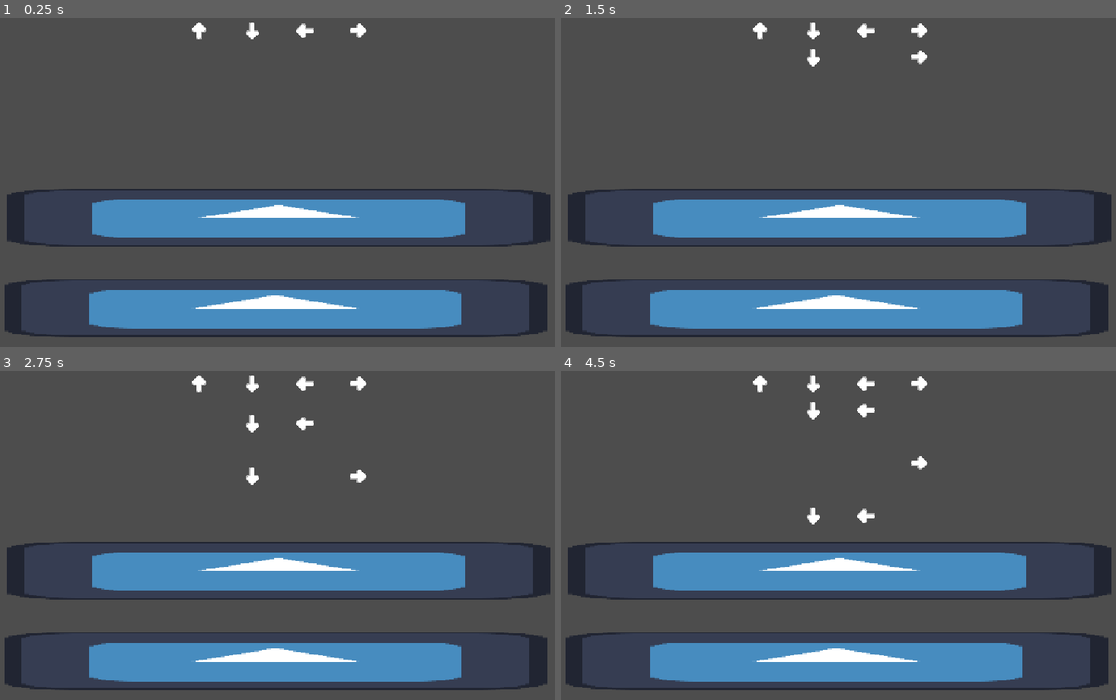
Above: before the commit, frames 1-4 (two rows, left to right).
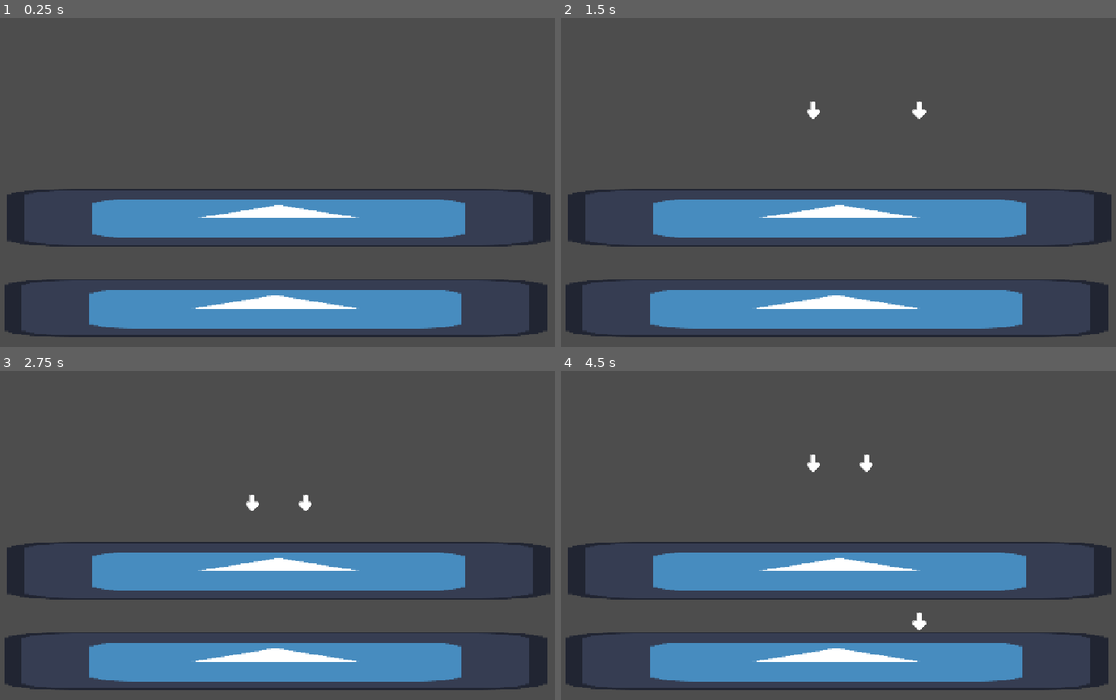
Above: after the commit, the same moments.

Repository: Ashley512/noche-de-brujas
Game: Godot game, scene res://Scenes/rhythm_node.tscn
The game is run twice, just before and just after one commit, with the same random seed, the same clock (stepped at 60 frames per second) and the same inputs. The engine's default icon, where the game draws it, is replaced by a stand-in: a white triangle on a blue panel in a dark square.
Inputs:
- Up to frame 1 (0.25 s): no input
- Up to frame 2 (1.5 s): tap Enter at 0.5 s
- Up to frame 3 (2.75 s): no input
- Up to frame 4 (4.5 s): no input

The runs differ from the first frame. In frame 1, 0.3% of the frame differs, in the area x 34-66%, y 1-7%; in frame 2, 0.6%; in frame 3, 0.7%; in frame 4, 0.9%, in the area x 34-66%, y 1-79%.

Commit message:
change to path based implementation of inputs

Diff:
--- a/Scenes/InputSpawner.tscn
+++ b/Scenes/InputSpawner.tscn
@@ -1,10 +1,15 @@
 [gd_scene format=3 uid="uid://blswfxcqpnf7t"]
 
 [ext_resource type="Script" uid="uid://bstsl7kpkvh35" path="res://Scenes/input_spawner.gd" id="1_mxj8v"]
-[ext_resource type="Texture2D" uid="uid://mxt80prpxd2s" path="res://Assets/UI_Icon_Arrow01c.png" id="1_rrvtm"]
 [ext_resource type="PackedScene" uid="uid://da77qlg7cfbw4" path="res://Scenes/input.tscn" id="2_isxe5"]
 
-[node name="InputSpawner" type="Sprite2D" unique_id=1327963035]
-texture = ExtResource("1_rrvtm")
+[sub_resource type="Curve2D" id="Curve2D_isxe5"]
+_data = {
+"points": PackedVector2Array(0, 0, 0, 0, 0, 0, 0, 0, 0, 0, 0, 300)
+}
+point_count = 2
+
+[node name="InputSpawner" type="Path2D" unique_id=1954427960]
+curve = SubResource("Curve2D_isxe5")
 script = ExtResource("1_mxj8v")
 input = ExtResource("2_isxe5")
--- a/Scenes/input.gd
+++ b/Scenes/input.gd
@@ -1,21 +1,24 @@
-class_name input extends CharacterBody2D
+class_name input extends PathFollow2D
 
-@export var fall_speed : int = 100
+@export var drop_speed : float = 1
 var input_type : INPUT_TYPE
 @onready var input_as_string : String = INPUT_TYPE.find_key(input_type)
 
 # Called when the node enters the scene tree for the first time.
 func _ready() -> void:
-	velocity.x = 0
-	velocity.y = fall_speed
 	pass # Replace with function body.
 
 
-func _physics_process(delta: float) -> void:
+func _process(delta: float) -> void:
+	var progress : float = get_progress_ratio() + drop_speed * delta
+
+	if progress > 1:
+		queue_free()
+	else:
+		set_progress_ratio(progress)
+
 	if Input.is_action_just_pressed("ui_" + input_as_string):
-		print("clicked it!")
-
-	move_and_slide()
+		print("asfd")
 
 enum INPUT_TYPE {
 	up,
--- a/Scenes/input.tscn
+++ b/Scenes/input.tscn
@@ -3,15 +3,8 @@
 [ext_resource type="Script" uid="uid://c8qcb1gc26ikb" path="res://Scenes/input.gd" id="1_nnn5i"]
 [ext_resource type="Texture2D" uid="uid://mxt80prpxd2s" path="res://Assets/UI_Icon_Arrow01c.png" id="2_8vt2h"]
 
-[sub_resource type="CircleShape2D" id="CircleShape2D_uvulu"]
-
-[node name="Input" type="CharacterBody2D" unique_id=1731528098]
+[node name="Input" type="PathFollow2D" unique_id=1568314543]
 script = ExtResource("1_nnn5i")
-
-[node name="Area2D" type="Area2D" parent="." unique_id=700345045]
-
-[node name="CollisionShape2D" type="CollisionShape2D" parent="Area2D" unique_id=260351092]
-shape = SubResource("CircleShape2D_uvulu")
 
 [node name="Sprite2D" type="Sprite2D" parent="." unique_id=468716874]
 texture = ExtResource("2_8vt2h")
--- a/Scenes/input_spawner.gd
+++ b/Scenes/input_spawner.gd
@@ -12,7 +12,8 @@
 func _process(delta: float) -> void:
 	pass
 
-func spawn_input():
+func spawn_input(drop_speed):
 	var instanced_input = input.instantiate()
 	instanced_input.input_type = input_type
+	instanced_input.drop_speed = drop_speed
 	add_child(instanced_input)
--- a/Scenes/rhythm_node.gd
+++ b/Scenes/rhythm_node.gd
@@ -1,12 +1,13 @@
 extends AudioStreamPlayer2D
 
 @export var song : Song
-
+var tempo : float
 
 
 # Called when the node enters the scene tree for the first time.
 func _ready() -> void:
-	$TempoTimer.wait_time = song.beats_per_second / 60
+	tempo = song.beats_per_min / 60
+	$TempoTimer.wait_time = tempo
 	$TempoTimer.start()
 
 
@@ -21,7 +22,7 @@
 	#generate next set of inputs
 	for n : input_spawner in $InputSpawns.get_children():
 		if (randf() < 0.5):
-			n.spawn_input()
+			n.spawn_input(tempo / 2)
 
 
 func _on_destroyer_area_body_entered(body: Node2D) -> void:
--- a/Scenes/rhythm_node.tscn
+++ b/Scenes/rhythm_node.tscn
@@ -7,7 +7,7 @@
 
 [sub_resource type="Resource" id="Resource_ky7fm"]
 script = ExtResource("2_n4grw")
-beats_per_second = 60
+beats_per_min = 60
 song_beats = Array[int]([0])
 metadata/_custom_type_script = "uid://0t326gomyeba"
 
@@ -30,16 +30,13 @@
 
 [node name="UpSpawner" parent="InputSpawns" unique_id=1071283595 instance=ExtResource("2_ky7fm")]
 position = Vector2(-75, 0)
-rotation = 4.712389
 
 [node name="DownSpawner" parent="InputSpawns" unique_id=1251694878 instance=ExtResource("2_ky7fm")]
 position = Vector2(-25, 0)
-rotation = 1.5707964
 input_type = 1
 
 [node name="LeftSpawner" parent="InputSpawns" unique_id=1084566114 instance=ExtResource("2_ky7fm")]
 position = Vector2(25, 0)
-rotation = 3.1415927
 input_type = 2
 
 [node name="RightSpawner" parent="InputSpawns" unique_id=1484060667 instance=ExtResource("2_ky7fm")]
--- a/Scripts/song.gd
+++ b/Scripts/song.gd
@@ -1,5 +1,5 @@
 class_name Song extends Resource
 
 ##Beats Per Second
-@export var beats_per_second : int
+@export var beats_per_min : int
 @export var song_beats : Array[int]
